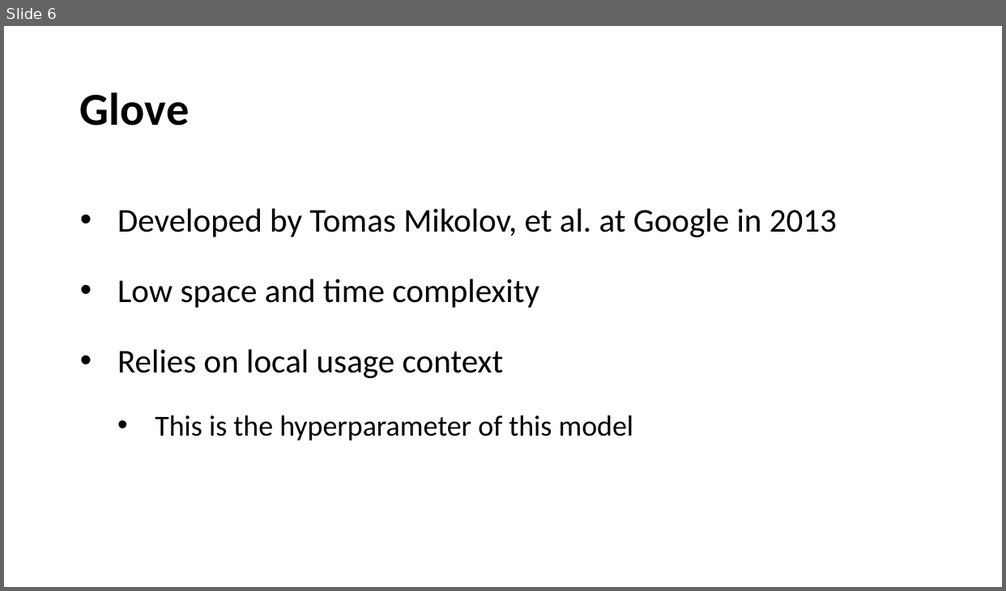
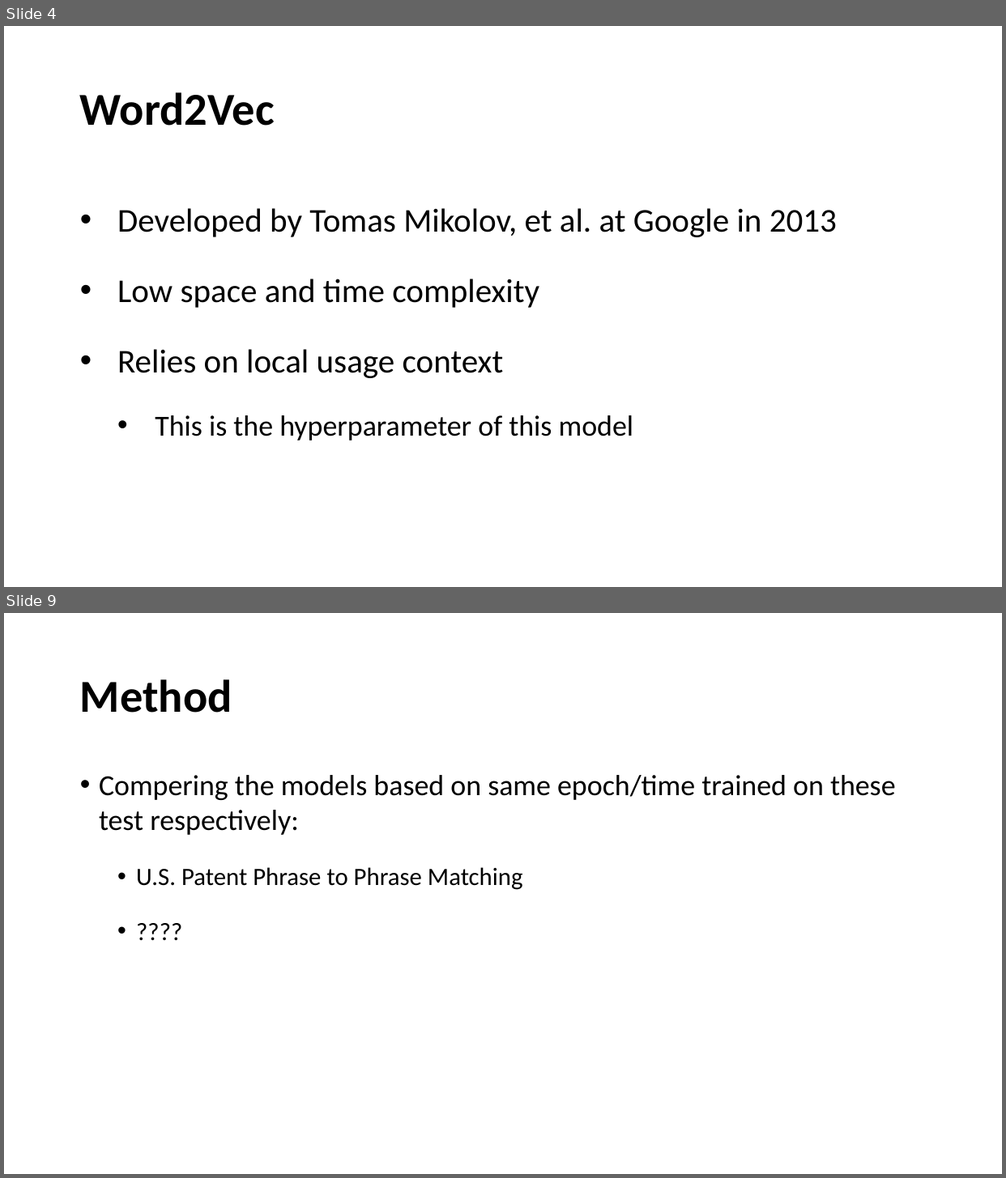
Before and after one commit to chensh3/word2vec_vs_glove, a slide deck: mid_term.pptx. Shown one above the other, each under a label of ours: slide 6 before the commit, slides 4 and 9 after it; the slides between them are not shown. The pictures are 1006x591 and 1006x1178 pixels, drawn with LibreOffice and Linux fonts; fonts in the diff are those of the drawing. Boxes give left, top, right and bottom in pixels: in the first picture for what was removed or moved away, otherwise in the second. Text is boxed around its words. In the diff, an @@ line names an element or a change of style, - is before the commit and + after.

Commit message:
implemented testing word2vec model on us patent dataset. clean code

```diff
--- a/mid_term.pptx
+++ b/mid_term.pptx
@@ slide 9 added at [4, 613, 1002, 1174], background #FFFFFF @@
@@ title added at [80, 679, 232, 713], 44 pt, text #000000, bold @@
+Method
@@ text added at [99, 775, 896, 890], 28 pt, text #000000 @@
+• Compering the models based on same epoch/time trained on these test respectively:
+  • U.S. Patent Phrase to Phrase Matching
+  • ????
@@ what was slide 6 is now slide 4 @@
@@ slide 4 changed as well @@
@@ title at [80, 92, 275, 126]: text changed @@
-Glove
+Word2Vec
```
Also in this commit, not shown: 4 other slides changed, 5 other slides added, 5 slides removed, 7 other files.
